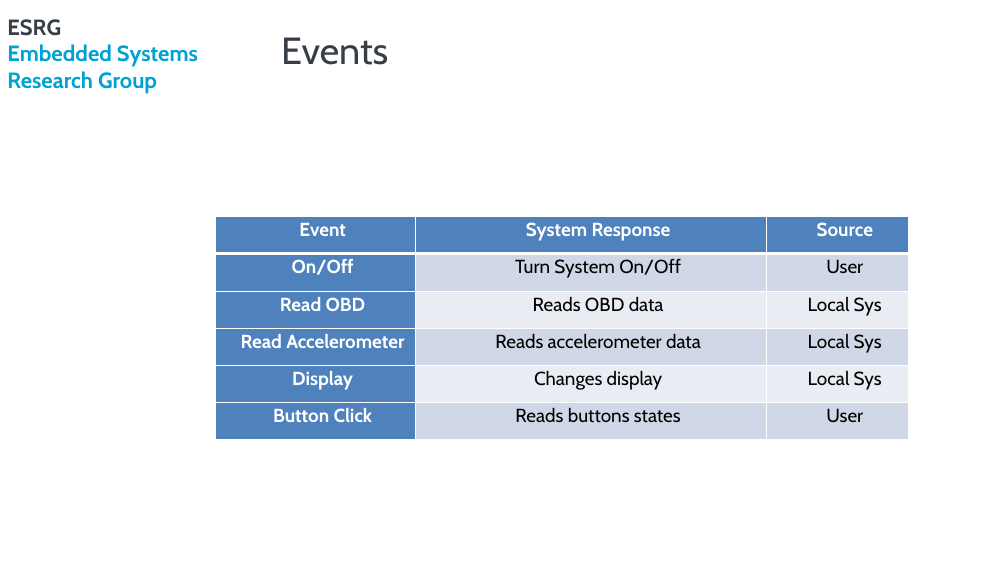
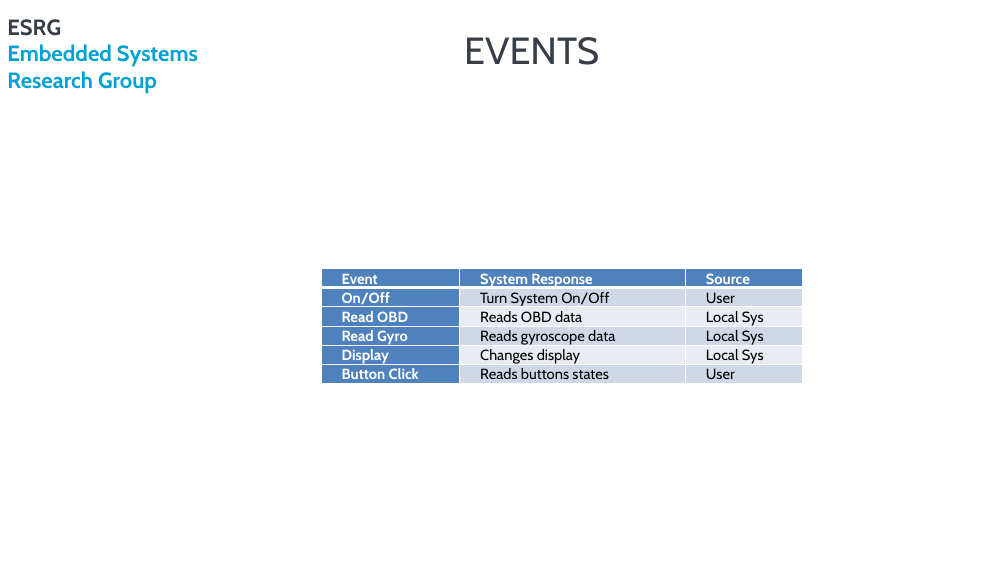
Before and after one commit to rpcarvalho/PSE, a slide deck: slide 11 of Reports/AnalysisApresentation_A75030_FabioMagalhaes_A76279_RuiCarvalho.pptx (slide 12 before the commit). Drawn at 1008x567 pixels with LibreOffice and Linux fonts; fonts in the diff are those of the drawing; background and template pictures are left out. Boxes give left, top, right and bottom in pixels: in the first picture for what was removed or moved away, otherwise in the second. Text is boxed around its words. In the diff, an @@ line names an element or a change of style, - is before the commit and + after.

```diff
--- a/Reports/AnalysisApresentation_A75030_FabioMagalhaes_A76279_RuiCarvalho.pptx
+++ b/Reports/AnalysisApresentation_A75030_FabioMagalhaes_A76279_RuiCarvalho.pptx
@@ title at box(464, 37, 599, 65): text changed @@
-Events
+EVENTS
@@ table at box(321, 268, 802, 388) @@
-row 4, column 1: Read Accelerometer
+row 4, column 1: Read Gyro
-row 4, column 2: Reads accelerometer data
+row 4, column 2: Reads gyroscope data
@@ size 18 to 14 pt in "Event", "System Response", "Source", "On/Off" and 12 more places @@
@@ alignment centre to justified @@
@@ table: place and size @@
-table at box(216, 216, 909, 439)
+table at box(321, 268, 802, 388)
```
Also in this commit, not shown: 5 other slides changed, 24 slides added, 11 slides removed, 1 other file.
